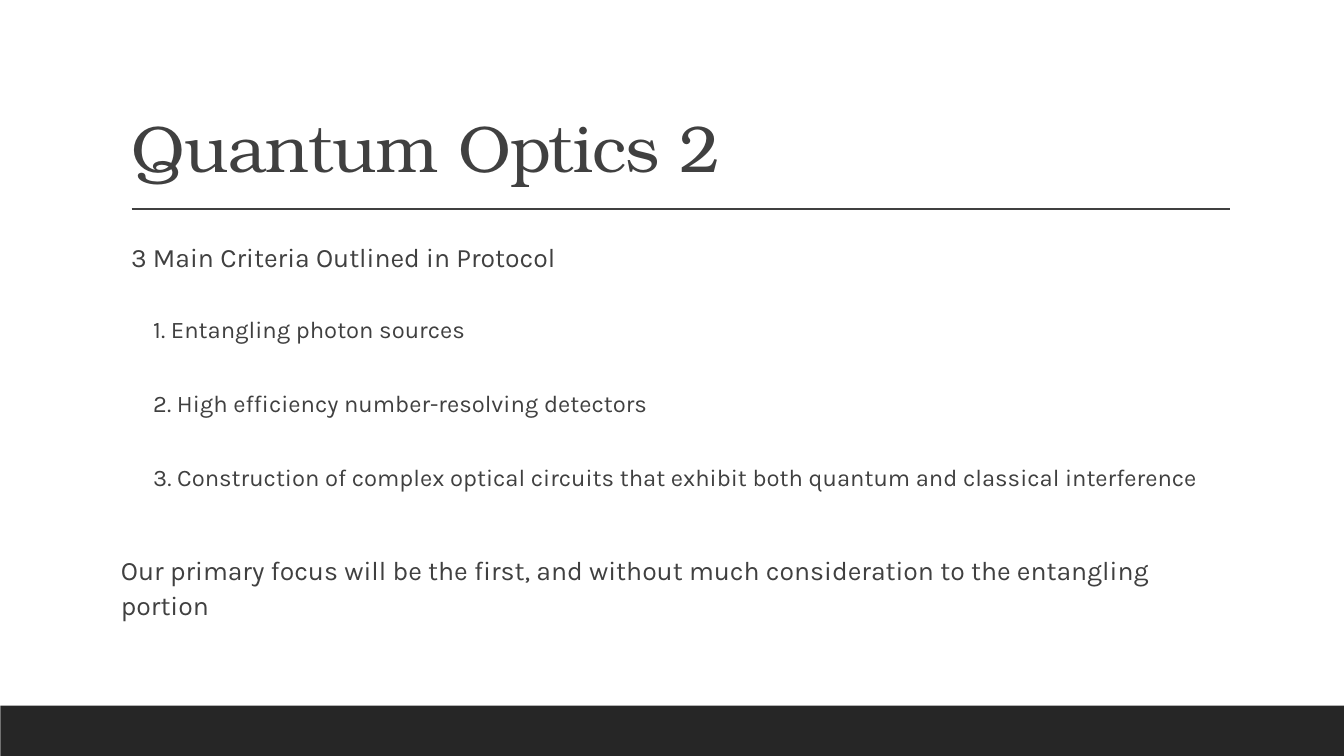
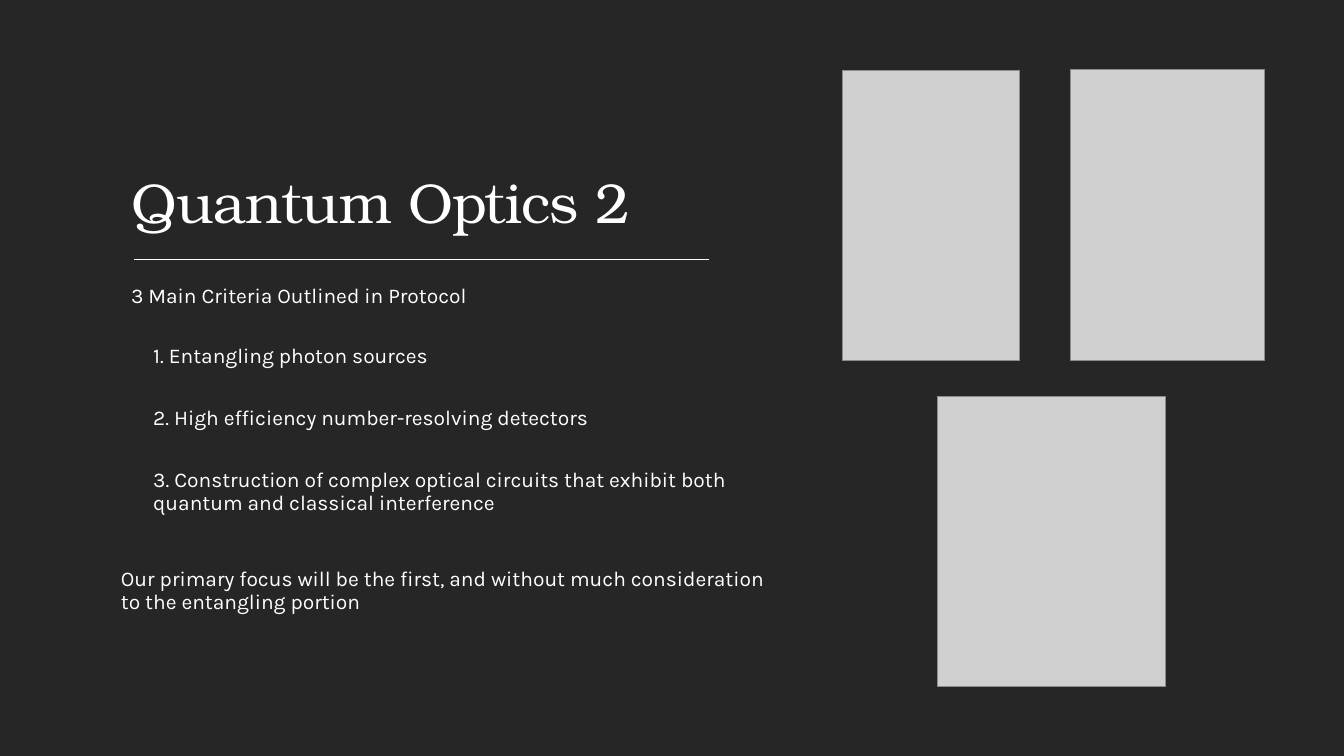
Before and after one commit to Suthendran/PHYS-437-B-Thesis, a slide deck: slide 4 of Electron Musical Chairs.pptx. Drawn at 1344x756 pixels with LibreOffice and Linux fonts; fonts in the diff are those of the drawing; grey boxes stand for pictures. Boxes give left, top, right and bottom in pixels: in the first picture for what was removed or moved away, otherwise in the second. Text is boxed around its words. In the diff, an @@ line names an element or a change of style, - is before the commit and + after.

```diff
--- a/Electron Musical Chairs.pptx
+++ b/Electron Musical Chairs.pptx
@@ background #FFFFFF to #000000 @@
@@ rectangle added at (x1=0, y1=0, x2=1344, y2=756), fill #262626 @@
@@ title "Quantum Optics 2" moved from (x1=131, y1=126, x2=721, y2=187) to (x1=131, y1=184, x2=631, y2=236) @@
@@ title "Quantum Optics 2" at (x1=131, y1=184, x2=631, y2=236): size 47 to 40 pt, text colour #404040 to #FFFFFF @@
@@ picture added at (x1=843, y1=71, x2=1020, y2=360) @@
@@ picture added at (x1=1071, y1=70, x2=1264, y2=360) @@
@@ line removed from (132, 210) to (1231, 210) @@
@@ line added from (134, 259) to (709, 259), #FFFFFF 1 pt @@
@@ text "3 Main Criteria Outlined in ..." moved from (x1=121, y1=248, x2=1196, y2=622) to (x1=121, y1=288, x2=764, y2=614) @@
@@ text "3 Main Criteria Outlined in ..." at (x1=121, y1=288, x2=764, y2=614): size 19 to 15 pt in "3 Main Criteria Outlined in Protocol", "Our primary focus will be the first, ..."; text colour #404040 to #FFFFFF; size 17 to 15 pt in "1. Entangling photon sources", "2. High efficiency number-resolving detectors", "3. Construction of complex optical circuits that ..."; line spacing 1.1 to 0.9; line spacing 1 to 0.9 @@
@@ picture added at (x1=938, y1=397, x2=1167, y2=687) @@
```
Also in this commit, not shown: 7 other slides changed, 2 slides added, 1 slide removed, 1 other file.
